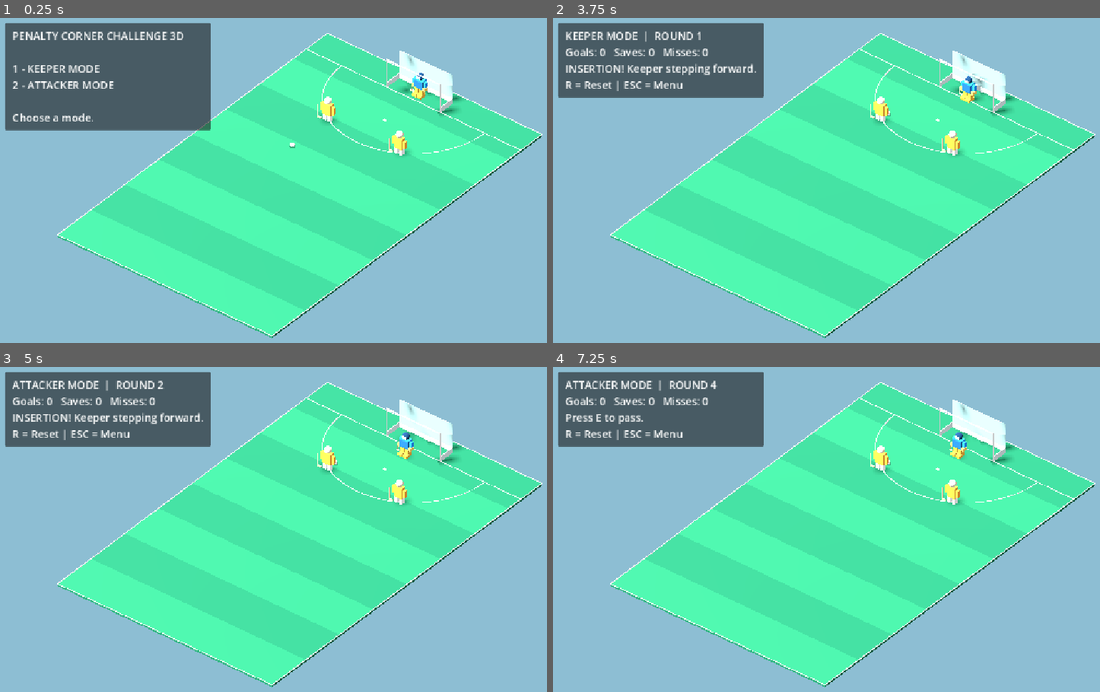
Above: before the commit, frames 1-4 (two rows, left to right).
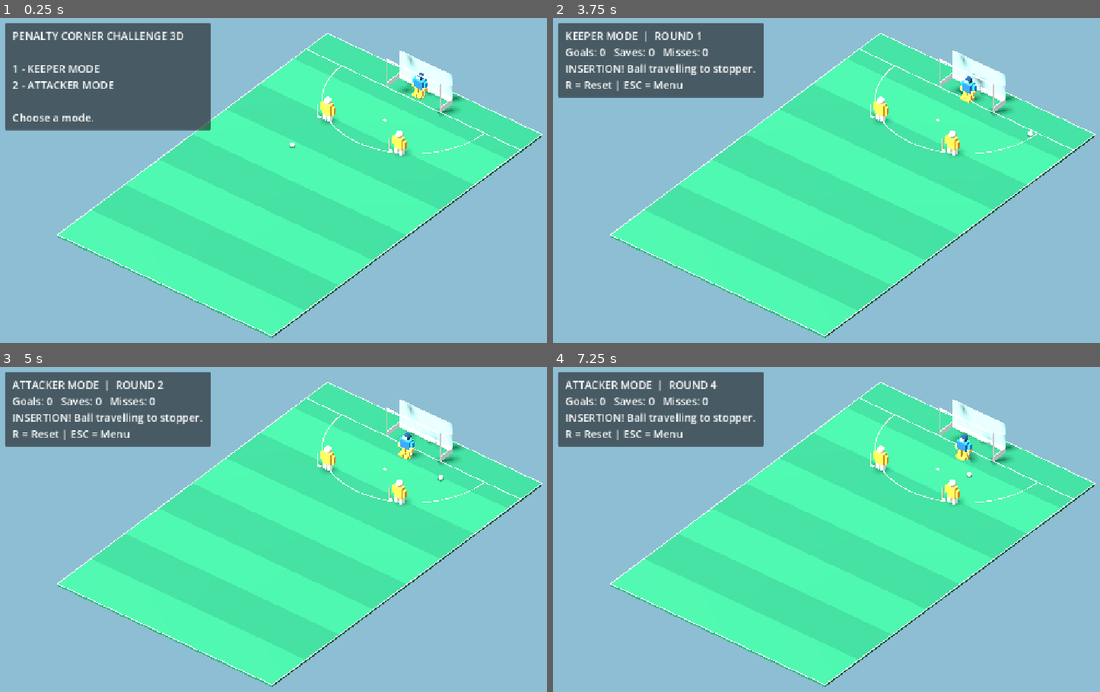
Above: after the commit, the same moments.

Repository: affarf/penalty-corner-challenge-3d
Game: Godot game, scene res://scenes/main_3d.tscn
Same seed, same stepped clock (60 frames per second), same inputs: the game is played once before the commit and once after it.
Inputs:
- Up to frame 1 (0.25 s): no input
- Up to frame 2 (3.75 s): tap Enter at 0.5, 2, 3.5 s; hold D (move_right) 0.53-1.28 s; tap R at 0.6, 1.55, 2.1, 3.05 s; tap Space at 0.77, 1.25, 1.52, 2.75, 3.02 s; tap E at 0.8, 1.35, 2.3, 2.85 s; hold S (move_down) 1.28-2.03 s; hold D (move_right) 2.03-2.78 s; hold W (move_up) 2.78-3.53 s; hold A (move_left) from 3.53 s (still down); tap 1 at 3.6 s
- Up to frame 3 (5 s): keep holding A (move_left); tap Space at 3.77, 4.52 s; tap E at 3.8 s; tap Escape at 4.15 s; tap 2 at 4.35 s; tap R at 4.55 s
- Up to frame 4 (7.25 s): release A (move_left) at 5.03 s; hold S (move_down) 5.03-5.78 s; tap 3 at 5.1 s; tap E at 5.3, 6.8 s; hold D (move_right) 5.78-6.53 s; tap J at 5.85 s; tap Space at 6.02, 6.77 s; tap R at 6.05, 6.6 s; hold W (move_up) from 6.53 s (still down)

The runs differ from the first frame. In frame 1, less than 0.1% of the frame differs, in the area x 74-78%, y 21-25%; in frame 2, 0.4%; in frame 3, 0.5%; in frame 4, 0.8%, in the area x 2-81%, y 14-35%.

Commit message:
Add penalty corner injection, AI tracking, and modular shot resolver

Diff:
--- a/scenes/main_3d.tscn
+++ b/scenes/main_3d.tscn
@@ -31,11 +31,3 @@
 
 [node name="PracticeManager" type="Node3D" parent="." unique_id=51378534]
 script = ExtResource("7_a6i3j")
-goal_z = null
-goal_width = null
-goal_height = null
-goal_depth = null
-keeper_save_width = null
-keeper_save_depth = null
-keeper_save_height = null
-ai_keeper_speed = null
--- a/scripts/ai/goalkeeper_ai.gd
+++ b/scripts/ai/goalkeeper_ai.gd
@@ -1,48 +1,97 @@
 
 extends RefCounted
 
-var reaction_delay: float = 0.25
-var movement_speed: float = 4.5
-var decision_made: bool = false
+var reaction_delay: float = 0.12
+var movement_speed: float = 5.0
+var tracking_speed: float = 2.2
+var prediction_error: float = 0.25
+
 var reaction_timer: float = 0.0
-
 var target_x: float = 0.0
 var aerial_shot: bool = false
+var decision_made: bool = false
+var shot_active: bool = false
 
 
 func reset() -> void:
-	decision_made = false
-	reaction_timer = reaction_delay
+	reaction_timer = 0.0
 	target_x = 0.0
 	aerial_shot = false
+	decision_made = false
+	shot_active = false
+
+
+func update_tracking(
+	keeper: Node3D,
+	ball: Node3D,
+	delta: float
+) -> void:
+	if keeper.stepping_out:
+		return
+
+	if keeper.save_state != 0:
+		return
+
+	# Track the angle between the ball and the goal.
+	# Do not follow the ball all the way to the sideline.
+	var dz: float = maxf(
+		ball.position.z - keeper.position.z,
+		0.5
+	)
+
+	var tracking_x: float = (
+		ball.position.x * 5.0 / dz
+	)
+
+	tracking_x = clampf(
+		tracking_x,
+		-1.6,
+		1.6
+	)
+
+	keeper.position.x = move_toward(
+		keeper.position.x,
+		tracking_x,
+		tracking_speed * delta
+	)
 
 
 func start_shot(
 	shot_start: Vector3,
 	shot_end: Vector3,
-	goalkeeper: Node3D,
+	keeper: Node3D,
 	is_aerial: bool
 ) -> void:
-	reset()
-
+	decision_made = false
+	shot_active = true
 	aerial_shot = is_aerial
+	reaction_timer = reaction_delay
 
 	var dz: float = shot_end.z - shot_start.z
 
 	if absf(dz) < 0.001:
-		target_x = 0.0
+		target_x = keeper.position.x
 		return
 
 	var t: float = clampf(
-		(goalkeeper.position.z - shot_start.z) / dz,
+		(keeper.position.z - shot_start.z) / dz,
 		0.0,
 		1.0
 	)
 
-	target_x = lerpf(shot_start.x, shot_end.x, t)
+	target_x = lerpf(
+		shot_start.x,
+		shot_end.x,
+		t
+	)
 
-	# Small prediction error prevents perfect AI.
-	target_x += randf_range(-0.35, 0.35)
+	# Imperfect prediction keeps the AI beatable.
+	target_x += randf_range(
+		-prediction_error,
+		prediction_error
+	)
+
+	target_x = clampf(target_x, -3.0, 3.0)
 
 
 func update(
@@ -50,64 +99,61 @@
 	ball: Node3D,
 	delta: float
 ) -> void:
-	if keeper.save_state != keeper.SaveState.READY:
+	if not shot_active or decision_made:
+		return
+
+	if keeper.stepping_out:
+		return
+
+	if keeper.save_state != 0:
 		return
 
 	if reaction_timer > 0.0:
 		reaction_timer -= delta
 		return
 
-	if decision_made:
-		return
-
-	# Move sideways toward the expected shot.
-	var old_x: float = keeper.position.x
-
-	keeper.position.x = move_toward(
-		keeper.position.x,
-		target_x,
-		movement_speed * delta
-	)
-
-	var difference: float = target_x - keeper.position.x
-
-	# Calculate how soon the ball reaches the keeper.
 	var remaining_z: float = (
 		ball.position.z - keeper.position.z
 	)
 
-	var ball_speed: float = maxf(ball.shot_speed, 0.1)
-	var time_to_contact: float = remaining_z / ball_speed
+	var time_to_contact: float = (
+		remaining_z / maxf(ball.shot_speed, 0.1)
+	)
 
-	if time_to_contact > 0.37:
+	var difference: float = (
+		target_x - keeper.position.x
+	)
+
+	# Move toward the expected interception position.
+	if time_to_contact > 0.26:
+		keeper.position.x = move_toward(
+			keeper.position.x,
+			target_x,
+			movement_speed * delta
+		)
 		return
 
 	if time_to_contact < -0.05:
 		decision_made = true
+		shot_active = false
 		return
 
-	# Choose a direction for the save.
-	var direction: float = signf(target_x - old_x)
-
-	if absf(difference) > 0.1:
-		direction = signf(difference)
+	# Commit to the save. No last-second teleporting.
+	var direction: float = signf(difference)
 
 	if is_zero_approx(direction):
 		direction = 1.0
 
 	keeper.last_move_direction = Vector3(
-		direction, 0.0, 0.0
+		direction,
+		0.0,
+		0.0
 	)
 
-	# Close, low shots use the kicker.
-	# Wider or aerial shots trigger a dive.
-	var lateral_distance: float = absf(
-		target_x - keeper.position.x
-	)
-
-	if not aerial_shot and lateral_distance < 0.9:
+	if not aerial_shot and absf(difference) < 0.9:
 		keeper.start_quick_save()
 	else:
 		keeper.start_dive()
 
 	decision_made = true
+	shot_active = false
--- a/scripts/game/practice_manager.gd
+++ b/scripts/game/practice_manager.gd
@@ -6,6 +6,9 @@
 )
 const GoalkeeperAI = preload(
 	"res://scripts/ai/goalkeeper_ai.gd"
+)
+const ShotResolver = preload(
+	"res://scripts/game/shot_resolver.gd"
 )
 const PracticeHUD = preload(
 	"res://scripts/game/practice_hud.gd"
@@ -33,16 +36,22 @@
 @export var goal_height: float = 3.0
 @export var goal_depth: float = 1.8
 
+@export_group("Insertion")
+@export var injection_x: float = 9.0
+@export var injection_z: float = -16.0
+@export var injection_speed: float = 11.0
+
 @export_group("Saves")
 @export var keeper_save_depth: float = 0.9
 
 @export_group("Timing")
-@export var insertion_time: float = 0.5
-@export var ai_pass_delay: float = 0.7
+@export var ai_pass_delay: float = 0.5
 @export var ai_shot_delay: float = 1.0
 @export var round_end_delay: float = 2.0
 
-@onready var ball = get_parent().get_node("Ball3D")
+@onready var ball = (
+	get_parent().get_node("Ball3D")
+)
 @onready var attacker1: Node3D = (
 	get_parent().get_node("Attacker1")
 )
@@ -54,7 +63,7 @@
 )
 
 var goalkeeper_ai = GoalkeeperAI.new()
-var hud: CanvasLayer
+var hud
 
 var game_mode: GameMode = GameMode.MENU
 var phase: Phase = Phase.READY
@@ -79,13 +88,26 @@
 	add_child(hud)
 
 	ball.movement_finished.connect(_on_ball_finished)
-
 	show_menu()
 
 
 func _process(delta: float) -> void:
 	if game_mode == GameMode.MENU:
 		return
+
+	# AI goalkeeper watches the ball before a shot.
+	if game_mode == GameMode.ATTACKER:
+		if phase in [
+			Phase.INSERTING,
+			Phase.READY_TO_PASS,
+			Phase.PASSING,
+			Phase.READY_TO_SHOOT
+		]:
+			goalkeeper_ai.update_tracking(
+				goalkeeper,
+				ball,
+				delta
+			)
 
 	if phase == Phase.SHOOTING and ball.moving:
 		if game_mode == GameMode.ATTACKER:
@@ -172,8 +194,6 @@
 
 	ball.stop_ball()
 	goalkeeper.player_controlled = false
-
-	# Clear any movement or dive from the previous mode.
 	goalkeeper.reset_keeper()
 	goalkeeper_ai.reset()
 
@@ -196,7 +216,6 @@
 	aim_x = 0.0
 	shot_height = 0.0
 
-	# Reset BOTH controllers on every round.
 	goalkeeper.reset_keeper()
 	goalkeeper_ai.reset()
 
@@ -204,25 +223,33 @@
 		game_mode == GameMode.KEEPER
 	)
 
-	var start: Vector3 = (
-		attacker1.position + Vector3(0, 0, -1.0)
-	)
-
-	ball.reset_ball(start)
-
-	# Begin insertion in both modes.
+	# Actual backline injection starting position.
+	ball.reset_ball(
+		Vector3(injection_x, 0, injection_z)
+	)
+
 	start_insertion()
 
 
 func start_insertion() -> void:
 	phase = Phase.INSERTING
 
-	# Keeper steps from Z=-17 toward Z=-15.
+	# Keeper steps out when the ball is injected.
 	goalkeeper.release_from_line()
 
-	set_status("INSERTION! Keeper stepping forward.")
-
-	countdown = insertion_time
+	# Insert toward Attacker1, our stopper.
+	var stopper_position: Vector3 = (
+		attacker1.position
+		+ Vector3(0, 0, -0.8)
+	)
+
+	ball.move_to(
+		stopper_position,
+		injection_speed,
+		0.0
+	)
+
+	set_status("INSERTION! Ball travelling to stopper.")
 
 
 func advance_timer() -> void:
@@ -230,15 +257,6 @@
 		return
 
 	match phase:
-		Phase.INSERTING:
-			phase = Phase.READY_TO_PASS
-
-			if game_mode == GameMode.KEEPER:
-				set_status("Attackers preparing to pass...")
-				countdown = ai_pass_delay
-			else:
-				set_status("Press E to pass.")
-
 		Phase.READY_TO_PASS:
 			if game_mode == GameMode.KEEPER:
 				pass_ball()
@@ -250,7 +268,10 @@
 				)
 
 				aim_x = float(shot["target_x"])
-				shoot_ball(bool(shot["aerial"]))
+
+				shoot_ball(
+					bool(shot["aerial"])
+				)
 
 		Phase.FINISHED:
 			begin_round()
@@ -263,7 +284,8 @@
 	phase = Phase.PASSING
 
 	var destination: Vector3 = (
-		attacker2.position + Vector3(0, 0, -0.8)
+		attacker2.position
+		+ Vector3(0, 0, -0.8)
 	)
 
 	ball.move_to(
@@ -272,7 +294,7 @@
 		0.0
 	)
 
-	set_status("PASS!")
+	set_status("SLIP PASS!")
 
 
 func shoot_ball(aerial: bool) -> void:
@@ -313,117 +335,32 @@
 
 
 func check_keeper_save() -> void:
-	var ball_pos: Vector3 = ball.position
-	var keeper_pos: Vector3 = goalkeeper.position
-
-	# Ball has passed behind the goal line.
-	if ball_pos.z + ball.ball_radius < goal_z:
-		return
-
-	var save_width: float = (
-		goalkeeper.get_save_width()
-	)
-	var save_height: float = (
-		goalkeeper.get_save_height()
-	)
-
-	if save_width <= 0.0 or save_height <= 0.0:
-		return
-
-	var close_x: bool = (
-		absf(ball_pos.x - keeper_pos.x)
-		<= save_width + ball.ball_radius
-	)
-
-	var close_z: bool = (
-		absf(ball_pos.z - keeper_pos.z)
-		<= keeper_save_depth + ball.ball_radius
-	)
-
-	var ball_bottom: float = (
-		ball.get_ball_height() - ball.ball_radius
-	)
-
-	if (
-		close_x
-		and close_z
-		and ball_bottom <= save_height
-	):
-		deflect_saved_ball()
-		finish_round("SAVE!")
-
-
-func deflect_saved_ball() -> void:
-	var ball_pos: Vector3 = ball.position
-
-	var side: float = 1.0
-	if ball_pos.x < goalkeeper.position.x:
-		side = -1.0
-
-	var destination := Vector3(
-		clampf(
-			ball_pos.x + side * 3.0,
-			-10.5,
-			10.5
-		),
-		0.0,
-		clampf(
-			ball_pos.z + 5.0,
-			-18.0,
-			18.0
+	var saved: bool = ShotResolver.can_keeper_save(
+		ball,
+		goalkeeper,
+		goal_z,
+		keeper_save_depth
+	)
+
+	if not saved:
+		return
+
+	var clearance: Vector3 = (
+		ShotResolver.clearance_destination(
+			ball.position,
+			goalkeeper.position
 		)
 	)
 
 	ball.stop_ball()
+
 	ball.move_to(
-		destination,
+		clearance,
 		ball.pass_speed * 0.85,
 		0.0
 	)
 
-
-func check_goal() -> String:
-	var dz: float = (
-		shot_destination.z - shot_start.z
-	)
-
-	if absf(dz) < 0.001:
-		return "MISS!"
-
-	var t: float = (
-		(goal_z - shot_start.z) / dz
-	)
-
-	if t < 0.0 or t > 1.0:
-		return "MISS!"
-
-	var crossing_x: float = lerpf(
-		shot_start.x,
-		shot_destination.x,
-		t
-	)
-
-	var crossing_height: float = ball.ball_radius
-
-	if shot_height > 0.0:
-		crossing_height += shot_height * (
-			1.0 - pow(1.0 - t, 3.0)
-		)
-
-	var inside_posts: bool = (
-		absf(crossing_x) + ball.ball_radius
-		< goal_width / 2.0
-	)
-
-	var below_bar: bool = (
-		crossing_height + ball.ball_radius
-		< goal_height
-	)
-
-	if inside_posts and below_bar:
-		return "GOAL!"
-
-	return "MISS!"
+	finish_round("SAVE!")
 
 
 func _on_ball_finished() -> void:
@@ -431,6 +368,15 @@
 		return
 
 	match phase:
+		Phase.INSERTING:
+			phase = Phase.READY_TO_PASS
+
+			if game_mode == GameMode.KEEPER:
+				set_status("STOPPED! Preparing slip pass.")
+				countdown = ai_pass_delay
+			else:
+				set_status("Insertion complete! Press E to pass.")
+
 		Phase.PASSING:
 			phase = Phase.READY_TO_SHOOT
 
@@ -445,7 +391,17 @@
 				)
 
 		Phase.SHOOTING:
-			finish_round(check_goal())
+			var result: String = ShotResolver.check_goal(
+				shot_start,
+				shot_destination,
+				shot_height,
+				ball.ball_radius,
+				goal_z,
+				goal_width,
+				goal_height
+			)
+
+			finish_round(result)
 
 
 func finish_round(result: String) -> void:
@@ -463,6 +419,7 @@
 			misses += 1
 
 	set_status(result + "\nNext round shortly.")
+
 	countdown = round_end_delay
 
 
--- /dev/null
+++ b/scripts/game/shot_resolver.gd
@@ -0,0 +1,116 @@
+
+extends RefCounted
+
+static func check_goal(
+	shot_start: Vector3,
+	shot_destination: Vector3,
+	shot_height: float,
+	ball_radius: float,
+	goal_z: float,
+	goal_width: float,
+	goal_height: float
+) -> String:
+	var dz: float = (
+		shot_destination.z - shot_start.z
+	)
+
+	if absf(dz) < 0.001:
+		return "MISS!"
+
+	var t: float = (
+		(goal_z - shot_start.z) / dz
+	)
+
+	if t < 0.0 or t > 1.0:
+		return "MISS!"
+
+	var crossing_x: float = lerpf(
+		shot_start.x,
+		shot_destination.x,
+		t
+	)
+
+	var crossing_height: float = ball_radius
+
+	if shot_height > 0.0:
+		crossing_height += shot_height * (
+			1.0 - pow(1.0 - t, 3.0)
+		)
+
+	var inside_posts: bool = (
+		absf(crossing_x) + ball_radius
+		< goal_width / 2.0
+	)
+
+	var below_crossbar: bool = (
+		crossing_height + ball_radius
+		< goal_height
+	)
+
+	if inside_posts and below_crossbar:
+		return "GOAL!"
+
+	return "MISS!"
+
+
+static func can_keeper_save(
+	ball: Node3D,
+	keeper: Node3D,
+	goal_z: float,
+	save_depth: float
+) -> bool:
+	var ball_pos: Vector3 = ball.position
+	var keeper_pos: Vector3 = keeper.position
+
+	if ball_pos.z + ball.ball_radius < goal_z:
+		return false
+
+	var save_width: float = keeper.get_save_width()
+	var save_height: float = keeper.get_save_height()
+
+	if save_width <= 0.0 or save_height <= 0.0:
+		return false
+
+	var close_x: bool = (
+		absf(ball_pos.x - keeper_pos.x)
+		<= save_width + ball.ball_radius
+	)
+
+	var close_z: bool = (
+		absf(ball_pos.z - keeper_pos.z)
+		<= save_depth + ball.ball_radius
+	)
+
+	var ball_bottom: float = (
+		ball.get_ball_height() - ball.ball_radius
+	)
+
+	return (
+		close_x
+		and close_z
+		and ball_bottom <= save_height
+	)
+
+
+static func clearance_destination(
+	ball_position: Vector3,
+	keeper_position: Vector3
+) -> Vector3:
+	var side: float = 1.0
+
+	if ball_position.x < keeper_position.x:
+		side = -1.0
+
+	return Vector3(
+		clampf(
+			ball_position.x + side * 3.0,
+			-10.5,
+			10.5
+		),
+		0.0,
+		clampf(
+			ball_position.z + 5.0,
+			-18.0,
+			18.0
+		)
+	)
--- a/scripts/players/goalkeeper_visuals_3d.gd
+++ b/scripts/players/goalkeeper_visuals_3d.gd
@@ -128,18 +128,49 @@
 			glove_color
 		)
 
-	# Stick attached to left arm.
-	make_box(
-		left_arm,
-		Vector3(-0.20, -0.87, 0.22),
-		Vector3(0.075, 0.73, 0.075),
-		Color("#D8BB82")
-	)
-	make_box(
-		left_arm,
-		Vector3(-0.08, -1.20, 0.22),
-		Vector3(0.32, 0.11, 0.12),
-		Color("#D8BB82")
+
+	# Field hockey stick held by the right glove.
+	# Positive X is the model's right-hand side.
+	var stick_color := Color("#D5B47D")
+	var grip_color := Color("#20252B")
+
+	var stick_pivot := create_pivot(
+		right_arm,
+		"HockeyStick",
+		Vector3(0.10, -0.57, 0.22)
+	)
+
+	# Angle the stick slightly toward the turf.
+	stick_pivot.rotation.z = -0.16
+
+	# Long shaft with an upper grip.
+	make_box(
+		stick_pivot,
+		Vector3(0, -0.39, 0),
+		Vector3(0.075, 0.85, 0.085),
+		stick_color
+	)
+
+	make_box(
+		stick_pivot,
+		Vector3(0, -0.10, 0),
+		Vector3(0.09, 0.22, 0.10),
+		grip_color
+	)
+
+	# Hooked head: heel and rounded toe.
+	make_box(
+		stick_pivot,
+		Vector3(-0.14, -0.80, 0),
+		Vector3(0.34, 0.13, 0.16),
+		stick_color
+	)
+
+	make_sphere(
+		stick_pivot,
+		Vector3(-0.29, -0.80, 0),
+		0.075,
+		stick_color
 	)
 
 	# Hip-mounted leg pivots.
Not shown, added: scripts/game/shot_resolver.gd.uid
